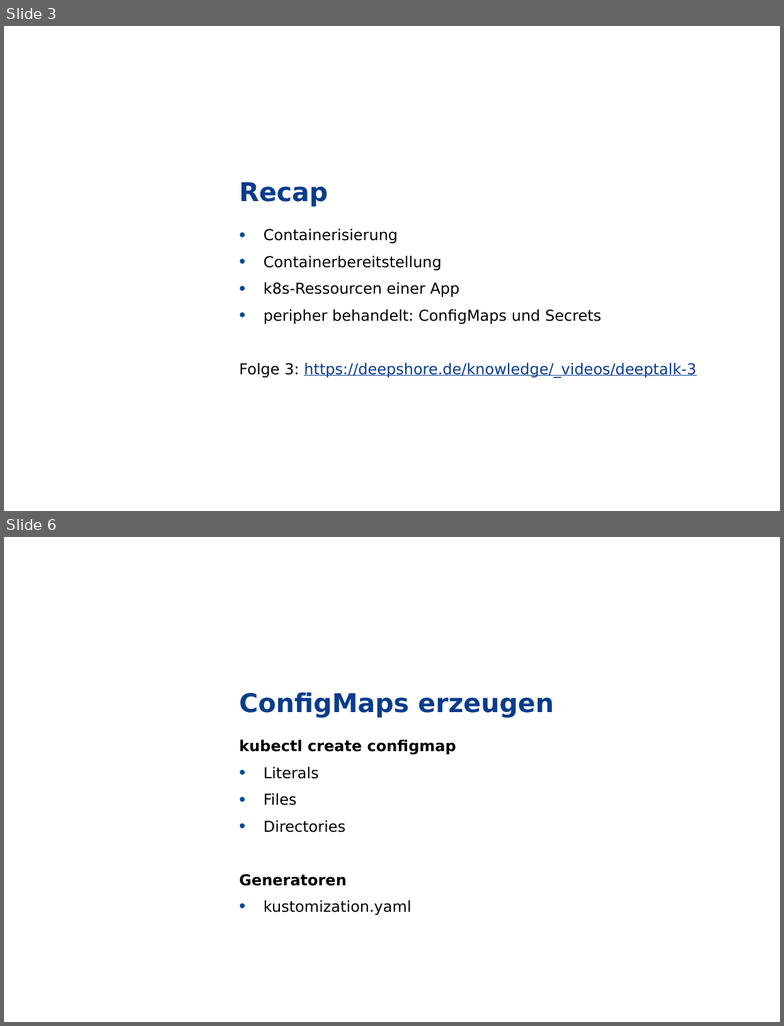
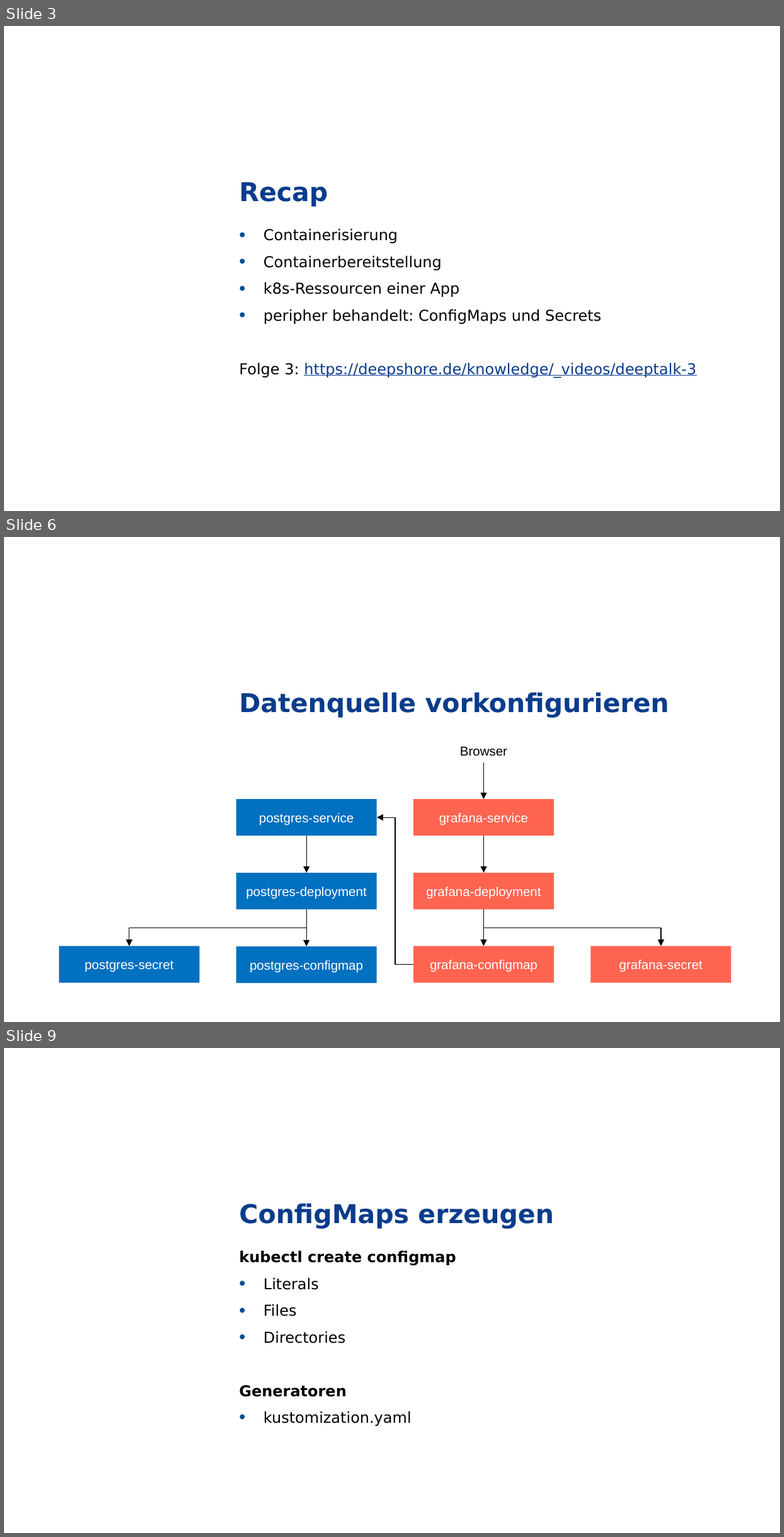
Before and after one commit to grothesk/deepshore-labs, a slide deck: 04-configmaps-und-secrets/deeptalk-04.pptx. Shown one above the other, each under a label of ours: slides 3 and 6 before the commit, slides 3, 6 and 9 after it; the slides between them are not shown. The pictures are 784x1026 and 784x1537 pixels, drawn with LibreOffice and Linux fonts; fonts in the diff are those of the drawing; background and template pictures are left out. Boxes give left, top, right and bottom in pixels: in the first picture for what was removed or moved away, otherwise in the second. Text is boxed around its words. In the diff, an @@ line names an element or a change of style, - is before the commit and + after.

```diff
--- a/04-configmaps-und-secrets/deeptalk-04.pptx
+++ b/04-configmaps-und-secrets/deeptalk-04.pptx
@@ slide 6 added at (x1=4, y1=537, x2=780, y2=1022), background picture (left out); not listed: 1 template element that a slide beside it also shows @@
@@ title added at (x1=239, y1=692, x2=669, y2=718), 24 pt, text #0A3C8C, bold @@
+Datenquelle vorkonfigurieren
@@ text added at (x1=460, y1=747, x2=507, y2=756), 12 pt, text #000000 @@
+Browser
@@ arrow added from (483, 762) to (483, 799), #000000 0.75 pt @@
@@ rectangle added at (x1=236, y1=799, x2=376, y2=836), fill #0070C0, 12 pt, text #FFFFFF @@
+postgres-service
@@ rectangle added at (x1=414, y1=799, x2=554, y2=836), fill #FF6451, 12 pt, text #FFFFFF @@
+grafana-service
@@ elbow arrow added from (414, 965) to (376, 817), #000000 0.75 pt @@
@@ arrow added from (306, 836) to (306, 873), #000000 0.75 pt @@
@@ arrow added from (483, 836) to (483, 873), #000000 0.75 pt @@
@@ rectangle added at (x1=236, y1=873, x2=376, y2=909), fill #0070C0, 12 pt, text #FFFFFF @@
+postgres-deployment
@@ rectangle added at (x1=414, y1=873, x2=554, y2=909), fill #FF6451, 12 pt, text #FFFFFF @@
+grafana-deployment
@@ elbow arrow added from (306, 909) to (129, 946), #000000 0.75 pt @@
@@ arrow added from (306, 909) to (306, 947), #000000 0.75 pt @@
@@ arrow added from (483, 909) to (483, 946), #000000 0.75 pt @@
@@ elbow arrow added from (483, 909) to (662, 946), #000000 0.75 pt @@
@@ rectangle added at (x1=59, y1=946, x2=199, y2=982), fill #0070C0, 12 pt, text #FFFFFF @@
+postgres-secret
@@ rectangle added at (x1=236, y1=947, x2=376, y2=983), fill #0070C0, 12 pt, text #FFFFFF @@
+postgres-configmap
@@ rectangle added at (x1=414, y1=946, x2=554, y2=982), fill #FF6451, 12 pt, text #FFFFFF @@
+grafana-configmap
@@ rectangle added at (x1=591, y1=946, x2=731, y2=982), fill #FF6451, 12 pt, text #FFFFFF @@
+grafana-secret
@@ what was slide 6 is now slide 9 @@
```
Also in this commit, not shown: 6 slides changed, 3 other slides added, 1 slide removed, 2 other files.
